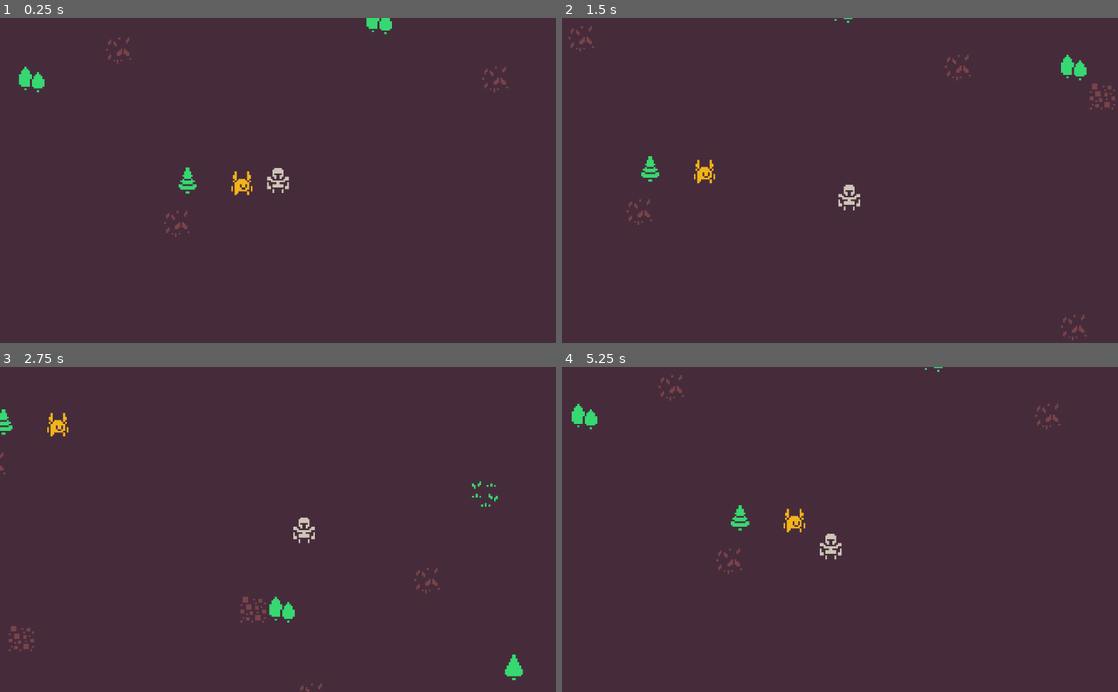
Above: before the commit, frames 1-4 (two rows, left to right).
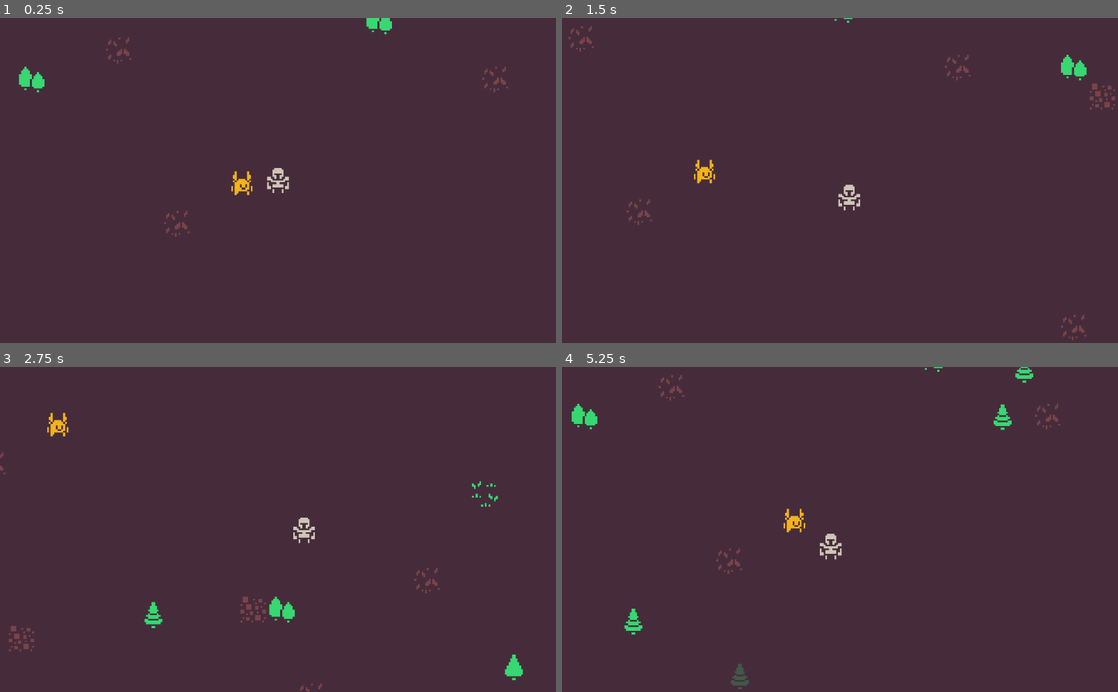
Above: after the commit, the same moments.

Repository: dsg-jam/LD46
Game: Godot game, scene res://assets/scenes/test.tscn
Same seed, same stepped clock (60 frames per second), same inputs: the game is played once before the commit and once after it.
Inputs:
- Up to frame 1 (0.25 s): no input
- Up to frame 2 (1.5 s): tap Enter at 0.5 s; hold Right (player_right) 0.53-1.28 s; hold Down (player_down) from 1.28 s (still down)
- Up to frame 3 (2.75 s): release Down (player_down) at 2.03 s; hold Right (player_right) from 2.03 s (still down)
- Up to frame 4 (5.25 s): release Right (player_right) at 2.78 s; hold Up (player_up) 2.78-3.53 s; hold Left (player_left) 3.53-5.03 s; hold Down (player_down) from 5.03 s (still down)

The runs differ from the first frame. In frame 1, 0.1% of the frame differs, in the area x 32-36%, y 45-55%; in frame 2, 0.1%; in frame 3, 0.2%; in frame 4, 0.6%, in the area x 11-85%, y 0-100%.

Commit message:
add randomized resource spawning

Diff:
--- /dev/null
+++ b/assets/animations/fade_in.tres
@@ -0,0 +1,16 @@
+[gd_resource type="Animation" format=2]
+
+[resource]
+resource_name = "fade_in"
+tracks/0/type = "value"
+tracks/0/path = NodePath("Sprite:modulate")
+tracks/0/interp = 1
+tracks/0/loop_wrap = true
+tracks/0/imported = false
+tracks/0/enabled = true
+tracks/0/keys = {
+"times": PoolRealArray( 0, 1 ),
+"transitions": PoolRealArray( 1, 1 ),
+"update": 0,
+"values": [ Color( 1, 1, 1, 0 ), Color( 1, 1, 1, 1 ) ]
+}
--- /dev/null
+++ b/assets/prefabs/Resource.tscn
@@ -0,0 +1,48 @@
+[gd_scene load_steps=6 format=2]
+
+[ext_resource path="res://assets/scripts/Resource.gd" type="Script" id=1]
+[ext_resource path="res://assets/textures/resources/tree_1.tres" type="Texture" id=2]
+[ext_resource path="res://assets/animations/fade_in.tres" type="Animation" id=3]
+
+[sub_resource type="CapsuleShape2D" id=1]
+radius = 2.0
+height = 5.0
+
+[sub_resource type="CircleShape2D" id=2]
+radius = 13.0
+
+[node name="Resource" type="Node2D"]
+script = ExtResource( 1 )
+
+[node name="Sprite" type="Sprite" parent="."]
+modulate = Color( 1, 1, 1, 0 )
+texture = ExtResource( 2 )
+__meta__ = {
+"_edit_lock_": true
+}
+
+[node name="StaticBody2D" type="StaticBody2D" parent="."]
+__meta__ = {
+"_edit_lock_": true
+}
+
+[node name="CollisionShape2D" type="CollisionShape2D" parent="StaticBody2D"]
+position = Vector2( 0, 3 )
+shape = SubResource( 1 )
+__meta__ = {
+"_edit_lock_": true
+}
+
+[node name="Area2D" type="Area2D" parent="."]
+__meta__ = {
+"_edit_lock_": true
+}
+
+[node name="CollisionShape2D" type="CollisionShape2D" parent="Area2D"]
+shape = SubResource( 2 )
+__meta__ = {
+"_edit_lock_": true
+}
+
+[node name="AnimationPlayer" type="AnimationPlayer" parent="."]
+anims/fade_in = ExtResource( 3 )
--- a/assets/scenes/test.tscn
+++ b/assets/scenes/test.tscn
@@ -1,11 +1,10 @@
-[gd_scene load_steps=11 format=2]
+[gd_scene load_steps=8 format=2]
 
 [ext_resource path="res://assets/scripts/PlayerMovement.gd" type="Script" id=1]
-[ext_resource path="res://assets/textures/animations/companion.tres" type="SpriteFrames" id=2]
+[ext_resource path="res://assets/textures/frames/companion.tres" type="SpriteFrames" id=2]
 [ext_resource path="res://assets/textures/tilesets/map.tres" type="TileSet" id=3]
 [ext_resource path="res://assets/textures/player/idle.tres" type="Texture" id=4]
-[ext_resource path="res://assets/scripts/Resource.gd" type="Script" id=5]
-[ext_resource path="res://assets/textures/resources/tree_1.tres" type="Texture" id=6]
+[ext_resource path="res://assets/scripts/ResourceManager.gd" type="Script" id=6]
 
 [sub_resource type="CapsuleShape2D" id=1]
 radius = 3.0
@@ -15,14 +14,7 @@
 radius = 2.0
 height = 5.0
 
-[sub_resource type="CapsuleShape2D" id=3]
-radius = 2.0
-height = 5.0
-
-[sub_resource type="CircleShape2D" id=4]
-radius = 13.0
-
-[node name="Node2D" type="Node2D"]
+[node name="Test" type="Node2D"]
 
 [node name="TileMap" type="TileMap" parent="."]
 tile_set = ExtResource( 3 )
@@ -34,6 +26,14 @@
 __meta__ = {
 "_edit_lock_": true
 }
+
+[node name="ResourceManager" type="Node" parent="."]
+script = ExtResource( 6 )
+spawn_radius_min = 100.0
+spawn_radius_max = 150.0
+
+[node name="Timer" type="Timer" parent="ResourceManager"]
+autostart = true
 
 [node name="Companion" type="KinematicBody2D" parent="."]
 position = Vector2( -20, 0 )
@@ -78,36 +78,4 @@
 __meta__ = {
 "_edit_lock_": true
 }
-
-[node name="Resource" type="Node2D" parent="."]
-position = Vector2( -50, 0 )
-script = ExtResource( 5 )
-
-[node name="Sprite" type="Sprite" parent="Resource"]
-texture = ExtResource( 6 )
-__meta__ = {
-"_edit_lock_": true
-}
-
-[node name="StaticBody2D" type="StaticBody2D" parent="Resource"]
-__meta__ = {
-"_edit_lock_": true
-}
-
-[node name="CollisionShape2D" type="CollisionShape2D" parent="Resource/StaticBody2D"]
-position = Vector2( 0, 3 )
-shape = SubResource( 3 )
-__meta__ = {
-"_edit_lock_": true
-}
-
-[node name="Area2D" type="Area2D" parent="Resource"]
-__meta__ = {
-"_edit_lock_": true
-}
-
-[node name="CollisionShape2D" type="CollisionShape2D" parent="Resource/Area2D"]
-shape = SubResource( 4 )
-__meta__ = {
-"_edit_lock_": true
-}
+[connection signal="timeout" from="ResourceManager/Timer" to="ResourceManager" method="_on_Timer_timeout"]
--- a/assets/scripts/Resource.gd
+++ b/assets/scripts/Resource.gd
@@ -1,5 +1,17 @@
 extends Node2D
 
+var animation_player: AnimationPlayer
 
-func _ready():
-	pass
+func fade_in() -> void:
+	animation_player.play("fade_in")
+
+func fade_out() -> void:
+	animation_player.play_backwards("fade_in")
+
+func _ready() -> void:
+	animation_player = $AnimationPlayer
+
+	fade_in()
+
+func collect() -> int:
+	return 1
--- /dev/null
+++ b/assets/scripts/ResourceManager.gd
@@ -0,0 +1,42 @@
+extends Node
+
+export var spawn_radius_min: float
+export var spawn_radius_max: float
+export var max_resources: int = 50
+
+const math_utils := preload("math_utils.gd")
+const resource_prefab := preload("res://assets/prefabs/Resource.tscn")
+
+var rng := RandomNumberGenerator.new()
+var resource_count := 0
+
+# Generate a random position whose distance from the origin is between the radius bounds.
+func random_position() -> Vector2:
+	return math_utils.randvec_with_radius_range(rng, spawn_radius_min, spawn_radius_max)
+
+# Spawn a resource at the given position.
+func spawn_resource(pos: Vector2) -> void:
+	var node: Node2D = resource_prefab.instance()
+	node.position = pos
+
+	add_child(node)
+	resource_count += 1
+
+func remove_resource(resource: Node2D) -> void:
+	remove_child(resource)
+	resource_count -= 1
+
+func _ready() -> void:
+	rng.randomize()
+
+# Spawn a resource if the resource limit hasn't been reached.
+func maybe_spawn_resource() -> bool:
+	if resource_count >= max_resources:
+		# still enough resources
+		return false
+
+	spawn_resource(random_position())
+	return true
+
+func _on_Timer_timeout() -> void:
+	maybe_spawn_resource()
--- /dev/null
+++ b/assets/scripts/math_utils.gd
@@ -0,0 +1,6 @@
+static func randvec_with_radius_range(rng: RandomNumberGenerator, rmin: float, rmax: float) -> Vector2:
+	# TODO is there a more efficient way of doing this?
+	var r: float = rng.randf_range(rmin, rmax)
+	var phi: float = rng.randf_range(0, TAU)
+
+	return Vector2(r * cos(phi), r * sin(phi))
Renamed: assets/textures/animations/companion.tres -> assets/textures/frames/companion.tres
